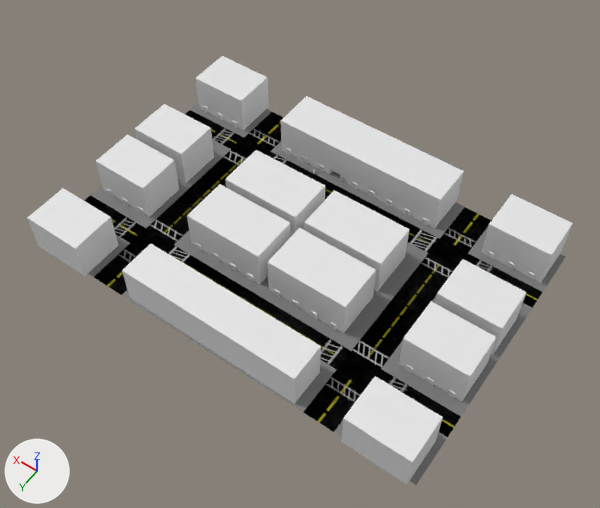
The Blender file LAG/Assets/Models/AllAssets-Copy.blend, before and after one commit.
One viewpoint serves both versions: a camera (50 mm lens) standing at (-140.0, 195.0, 303.0) and looking at (2.0, -4.0, -10.0). The lights are fixed; the arrows at lower left show +X, +Y and +Z.

The older version as bpy lines, for what is in view:
```python
ob_base_building_045 = bpy.data.objects.new('Base Building.045', me_cube_048)
ob_base_building_045.parent = ob_street
ob_base_building_045.location = (94.66, 22.59, 9.941)
ob_base_building_045.rotation_euler = (-3.142, -9.425, 0.0)  # degrees (-180, 180, 0)
ob_base_building_045.scale = (-1.0, 1.91, 1.0)
ob_base_building_048 = bpy.data.objects.new('Base Building.048', me_cube_051)
ob_base_building_048.parent = ob_street
ob_base_building_048.location = (-7.497, 22.54, 10.1)
ob_base_building_048.rotation_euler = (-3.142, -9.425, -3.142)  # degrees (-180, 180, -180)
ob_base_building_048.scale = (-1.0, -2.04, 1.0)
ob_base_building_049 = bpy.data.objects.new('Base Building.049', me_cube_052)
ob_base_building_049.parent = ob_street
ob_base_building_049.location = (-27.5, 22.54, 10.1)
ob_base_building_049.rotation_euler = (-3.142, -9.425, -3.142)  # degrees (-180, 180, -180)
ob_base_building_049.scale = (-1.0, -2.04, 1.0)
ob_street = bpy.data.objects.new('Street', me_plane_003)
ob_street.parent = ob_home
ob_street.location = (0.0, 0.0, 0.0)
ob_street.scale = (0.821, 0.539, 1.0)
# also in view: 'Base Building.010' at (20.0, -58.0, 10.0); 'Base Building.005' at (-20.0, 57.0, 10.0); 'Base Building.046' at (17.0, 15.0, 10.0); 'Base Building.003' at (0.0, 57.0, 10.0); 'Base Building.030' at (27.0, -12.0, 10.0)
```
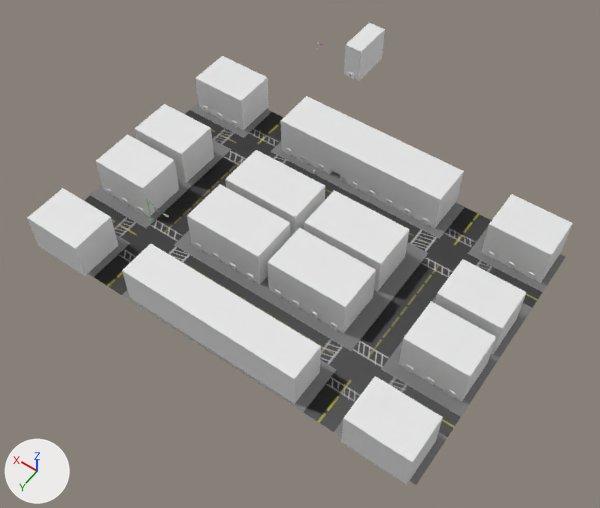
The change, as a list of edits to the scene's bpy script:
```text
Add img_cityblock_2_street_metallicsmoothness_png_001:
    img_cityblock_2_street_metallicsmoothness_png_001 = load_image('CityBlock-2_Street_MetallicSmoothness.png.001', 'Textures/Street/CityBlock-2_Street_MetallicSmoothness.png', 2048, 2048, 'sRGB')
Add img_cityblock_2_street_albedotransparency_png_001:
    img_cityblock_2_street_albedotransparency_png_001 = load_image('CityBlock-2_Street_AlbedoTransparency.png.001', 'Textures/Street/CityBlock-2_Street_AlbedoTransparency.png', 2048, 2048, 'sRGB')
Add img_cityblock_2_street_normal_png_001:
    img_cityblock_2_street_normal_png_001 = load_image('CityBlock-2_Street_Normal.png.001', 'Textures/Street/CityBlock-2_Street_Normal.png', 2048, 2048, 'sRGB')
Change mat_street:
    add n4 = _N.new('ShaderNodeOutputMaterial'); n4.name = 'Material Output'
    where n0 = _N.new('ShaderNodeTexImage'); n0.name = 'Image Texture'
    n0.image: img_cityblock_2_street_normal_png -> img_cityblock_2_street_albedotransparency_png_001
    where n1 = _N.new('ShaderNodeTexImage'); n1.name = 'Image Texture.002'
    remove n2 = _N.new('ShaderNodeTexImage'); n2.name = 'Image Texture.001'
    remove n2.image = img_cityblock_2_street_metallicsmoothness_png
    n1.image: img_cityblock_2_street_albedotransparency_png -> img_cityblock_2_street_normal_png_001
    remove n4 = _N.new('ShaderNodeOutputMaterial'); n4.name = 'Material Output'
    add n2 = _N.new('ShaderNodeTexImage'); n2.name = 'Image Texture.001'
    add n2.image = img_cityblock_2_street_metallicsmoothness_png_001
    where n3 = _N.new('ShaderNodeBsdfPrincipled'); n3.name = 'Principled BSDF'
    remove _L.new(n0.outputs[0], n3.inputs[5])  # 'Color' to 'Normal'
    remove _L.new(n1.outputs[0], n3.inputs[0])  # 'Color' to 'Base Color'
    remove _L.new(n2.outputs[0], n3.inputs[13])  # 'Color' to 'Specular IOR Level'
    add _L.new(n0.outputs[0], n3.inputs[0])  # 'Color' to 'Base Color'
    add _L.new(n2.outputs[0], n3.inputs[1])  # 'Color' to 'Metallic'
    add _L.new(n1.outputs[0], n3.inputs[5])  # 'Color' to 'Normal'
Add me_cube_018:
    me_cube_018.from_pydata(...)  # 64 vertices, 58 faces; spans x -5.0..5.0, y -9.0..8.6, z 0.0..20.2
Change ob_base_building_048:
    ob_base_building_048.location: (-7.497, 22.54, 10.1) -> (-27.5, 22.54, 10.1)
    ob_base_building_048.rotation_euler: (-3.142, -9.425, -3.142) -> (-3.142, -9.425, 0.0)  # degrees (-180, 180, -180) -> degrees (-180, 180, 0)
    ob_base_building_048.scale: (-1.0, -2.04, 1.0) -> (-1.0, 2.04, 1.0)
Change ob_base_building_049:
    ob_base_building_049.location: (-27.5, 22.54, 10.1) -> (-7.497, 22.54, 10.1)
Add ob_base_building_057:
    ob_base_building_057 = bpy.data.objects.new('Base Building.057', me_cube_018)
    ob_base_building_057.location = (46.6, -126.6, 0.0)
    ob_base_building_057.rotation_euler = (0.0, 3.142, -0.00565)  # degrees (0, 180, -0.3)
    ob_base_building_057.scale = (-1.0, -1.37, -1.0)
```

Location of each change, [x1, y1, x2, y2] in pixels of the pictures (600 x 508 px):
'Street', surface changed (black to grey)
    both: [84, 108, 544, 439]
'Base Building.049', moved
    before: [305, 249, 356, 322]
    after: [267, 228, 317, 300]
'Base Building.048', moved, turned, rescaled
    before: [267, 228, 318, 300]
    after: [305, 249, 356, 322]
'Base Building.057', added
    after: [344, 23, 385, 81]
